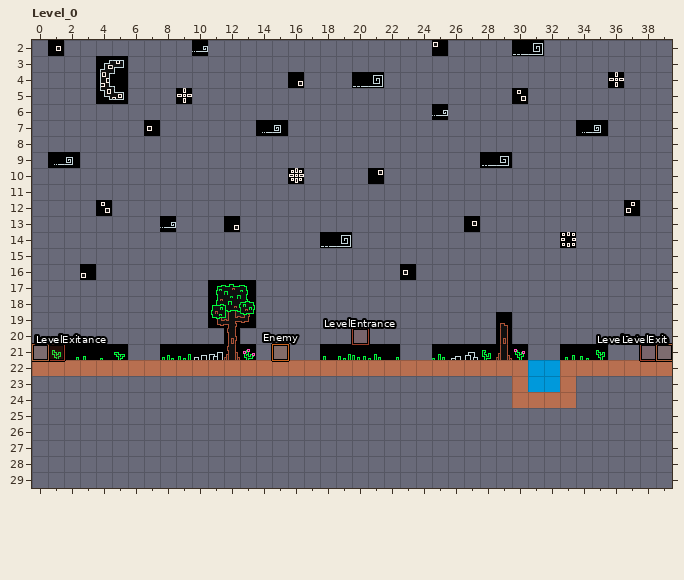
One commit to this LDtk project: tilebuilding/pixeus.ldtk. This is how it looked before the edit.
Cells are 16x16 px. Shown: Level_0 x 0..39, y 2..29.
The result:
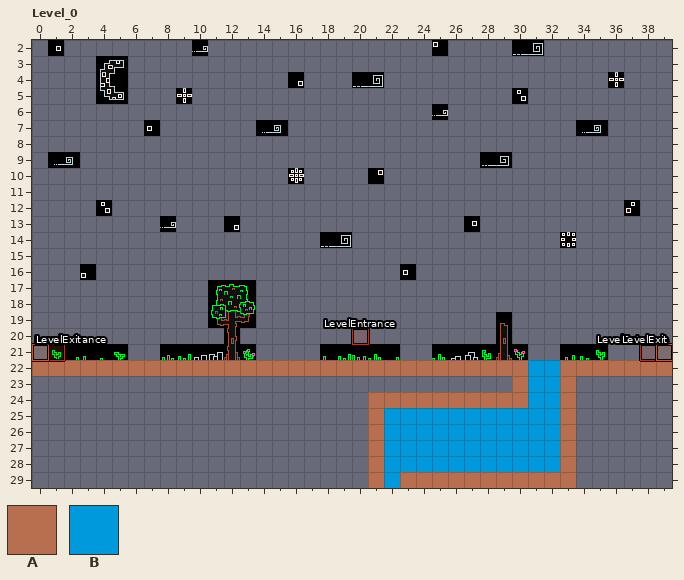
Key: from "MovementTypes": A 1 "Ground", B 2 "Water".
_ is an empty cell.
Objects are placed by their top-left corner, in cells (3,4 is the top-left corner of cell 3,4); size is 1x1 cell unless given.
Tiles replaced or removed in this view: A.
Commit: feat: testMode survive water, jump tweak
What changed:
Changed rows in their new state; . is an unchanged cell.
Layer "Entities":
removed: "Enemy" rectangle at 15,21
Layer "MovementTypes":
first column x 21:
24 AAAAAAAAA.BB.
25 ABBBBBBBBBBBA
26 ABBBBBBBBBBBA
27 ABBBBBBBBBBBA
28 ABBBBBBBBBBBA
29 ABAAAAAAAAAAA
